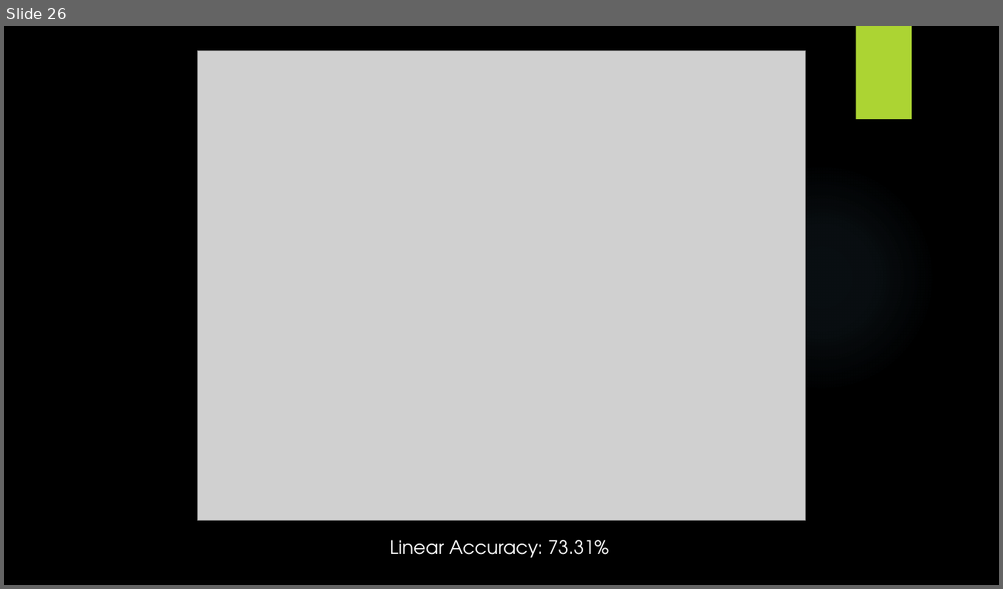
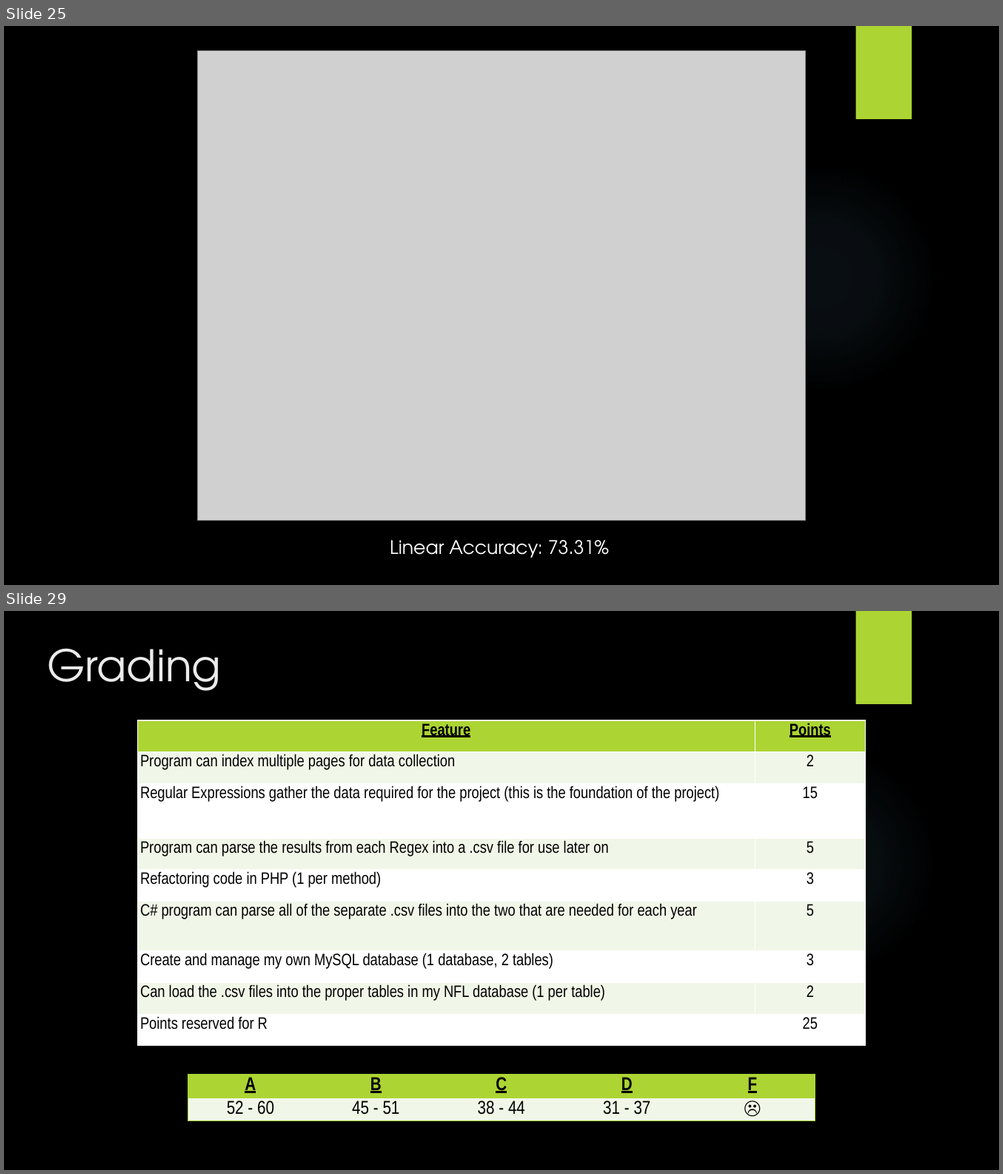
Before and after one commit to codyhock/Senior-Project, a slide deck: CHOCKfinal.pptx. Shown one above the other, each under a label of ours: slide 26 before the commit, slides 25 and 29 after it; the slides between them are not shown. The pictures are 1003x589 and 1003x1174 pixels, drawn with LibreOffice and Linux fonts; fonts in the diff are those of the drawing; grey boxes stand for pictures; background and template pictures are left out. Boxes give left, top, right and bottom in pixels: in the first picture for what was removed or moved away, otherwise in the second. Text is boxed around its words. In the diff, an @@ line names an element or a change of style, - is before the commit and + after.

```diff
--- a/CHOCKfinal.pptx
+++ b/CHOCKfinal.pptx
@@ slide 29 added at [4, 611, 999, 1170], background picture (left out); not listed: 2 template elements that a slide beside it also shows @@
@@ title added at [48, 648, 222, 691], 42 pt, text #EBEBEB @@
+Grading
@@ table added at [137, 721, 865, 1047], 9 rows, 2 columns @@
+Feature | Points
+Program can index multiple pages for data collection | 2
+Regular Expressions gather the data required for the project (this is the foundation of the project) | 15
+Program can parse the results from each Regex into a .csv file for use later on | 5
+Refactoring code in PHP (1 per method) | 3
+C# program can parse all of the separate .csv files into the two that are needed for each year | 5
+Create and manage my own MySQL database (1 database, 2 tables) | 3
+Can load the .csv files into the proper tables in my NFL database (1 per table) | 2
+Points reserved for R | 25
@@ table added at [188, 1075, 814, 1131], 2 rows, 5 columns @@
+A | B | C | D | F
+52 - 60 | 45 - 51 | 38 - 44 | 31 - 37 | ☹
@@ what was slide 26 is now slide 25 @@
```
Also in this commit, not shown: 7 slides changed, 3 other slides added, 4 slides removed, 2 other files.
